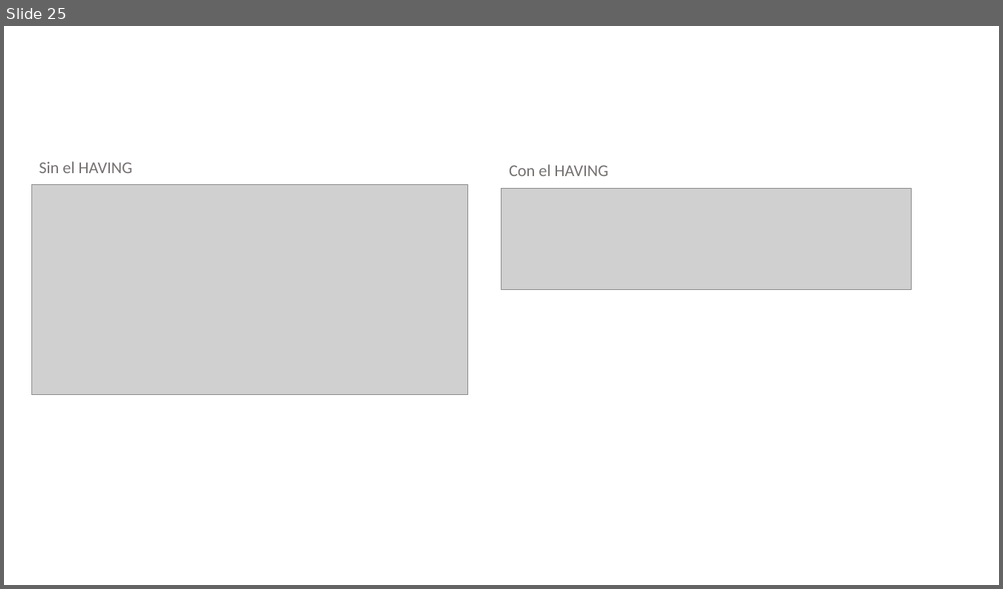
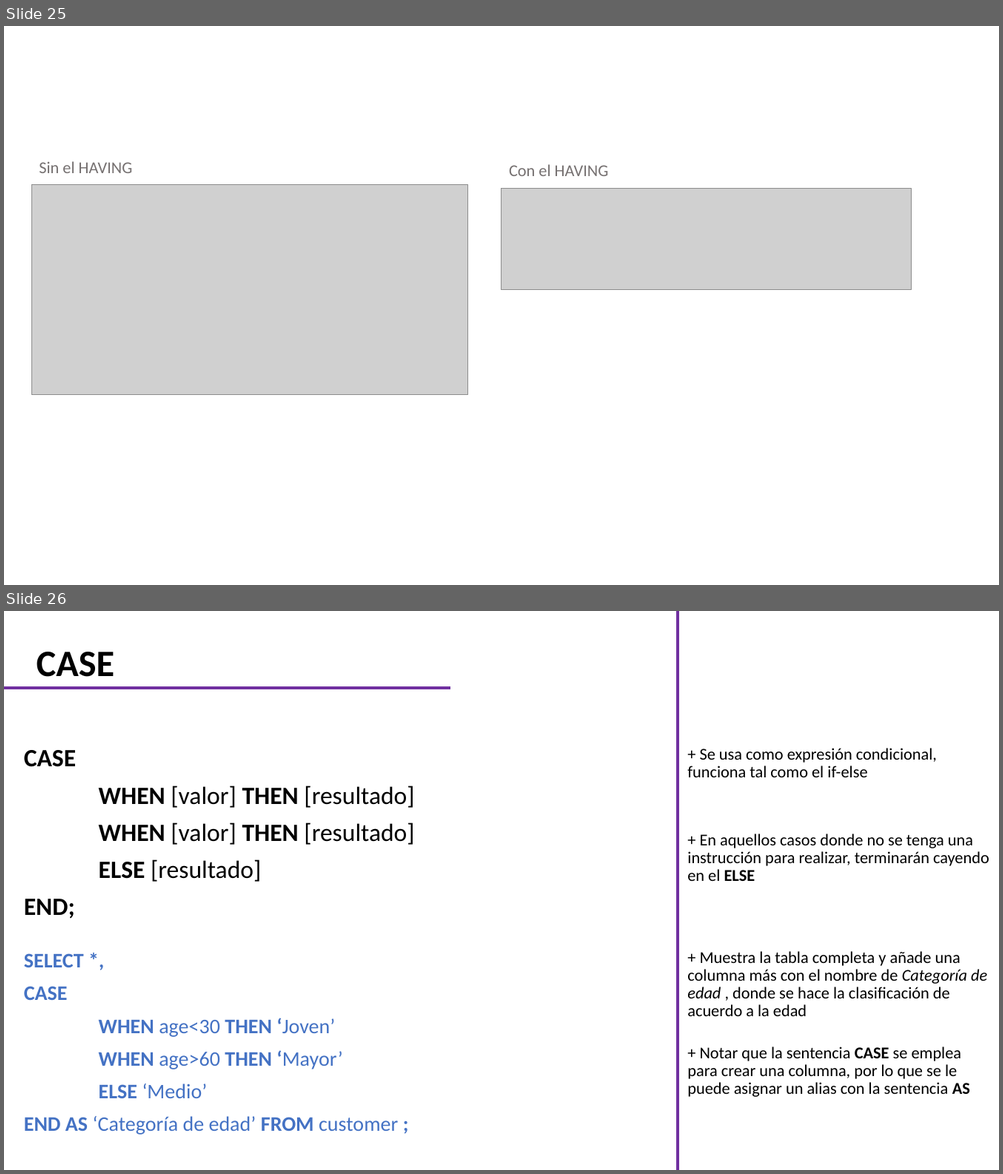
Before and after one commit to CarlosCamposs/Curso-AABD_SQL, a slide deck: Curso AABD-SQL (Notas).pptx. Shown one above the other, each under a label of ours: slide 25 before the commit, slides 25 and 26 after it. The pictures are 1003x589 and 1003x1174 pixels, drawn with LibreOffice and Linux fonts; fonts in the diff are those of the drawing; grey boxes stand for pictures. Boxes give left, top, right and bottom in pixels: in the first picture for what was removed or moved away, otherwise in the second. Text is boxed around its words. In the diff, an @@ line names an element or a change of style, - is before the commit and + after.

```diff
--- a/Curso AABD-SQL (Notas).pptx
+++ b/Curso AABD-SQL (Notas).pptx
@@ slide 26 added at [4,611,999,1170], background #FFFFFF @@
@@ line added from (677, 1170) to (677, 611), #7030A0 3 pt @@
@@ title added at [37,652,114,677], 36 pt, text #000000, bold @@
+CASE
@@ line added from (4, 689) to (450, 689), #7030A0 3 pt @@
@@ subtitle added at [24,750,414,919], 24 pt, text #000000 @@
+CASE
+WHEN [valor] THEN [resultado]
+WHEN [valor] THEN [resultado]
+ELSE [resultado]
+END;
@@ text added at [687,748,936,777], 16 pt, text #000000 @@
++ Se usa como expresión condicional, funciona tal como el if-else
@@ text added at [687,834,989,881], 16 pt, text #000000 @@
++ En aquellos casos donde no se tenga una instrucción para realizar, terminarán cayendo en el ELSE
@@ text added at [24,954,398,1135], 20 pt, text #4472C4 @@
+SELECT *,
+CASE
+WHEN age<30 THEN ‘Joven’
+WHEN age>60 THEN ‘Mayor’
+ELSE ‘Medio’
+END AS ‘Categoría de edad’ FROM customer ;
@@ text added at [687,951,987,1017], 16 pt, text #000000 @@
++ Muestra la tabla completa y añade una columna más con el nombre de Categoría de edad , donde se hace la clasificación de acuerdo a la edad
@@ text added at [687,1047,970,1097], 16 pt, text #000000 @@
++ Notar que la sentencia CASE se emplea para crear una columna, por lo que se le puede asignar un alias con la sentencia AS
```
Also in this commit, not shown: 1 slide changed.
